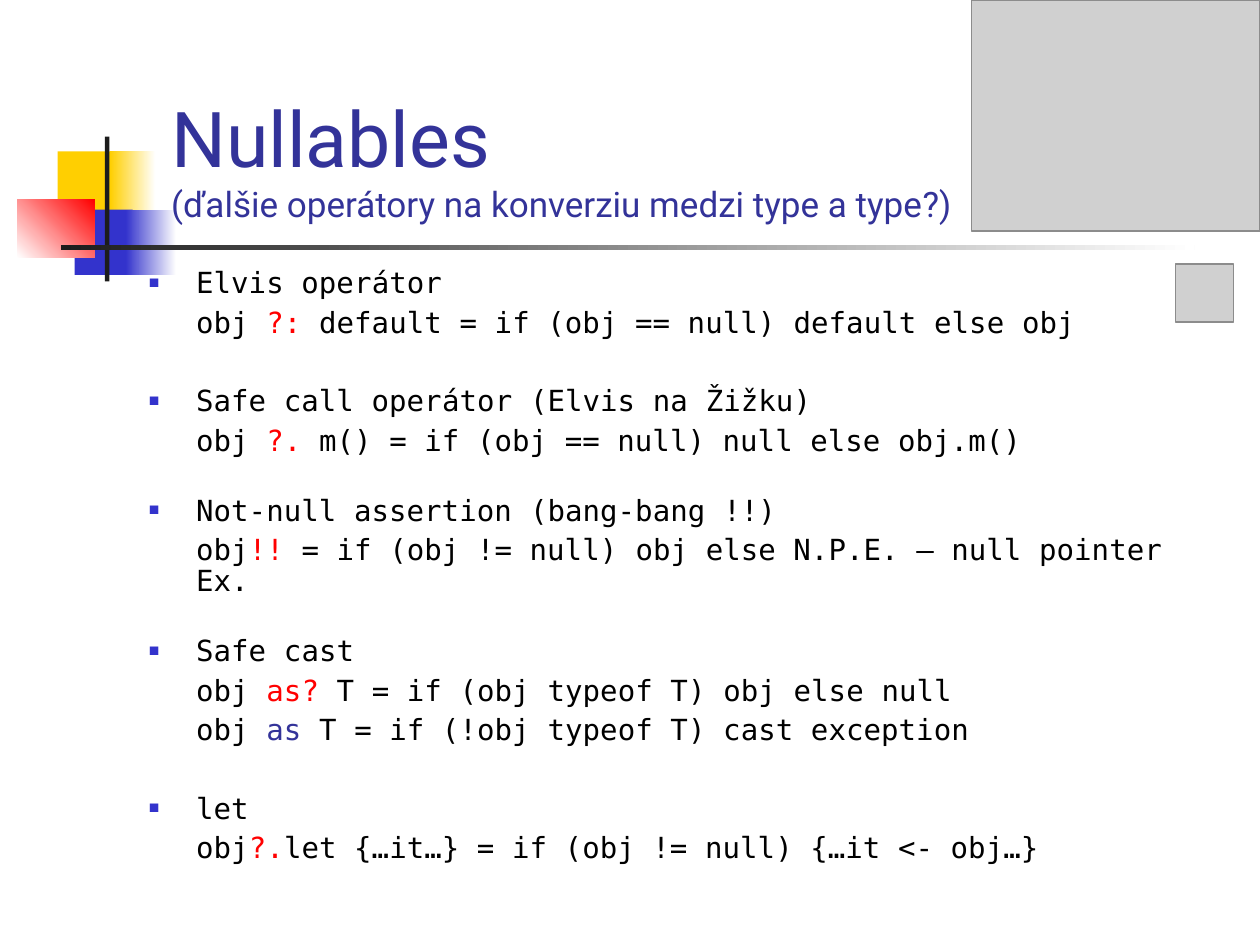
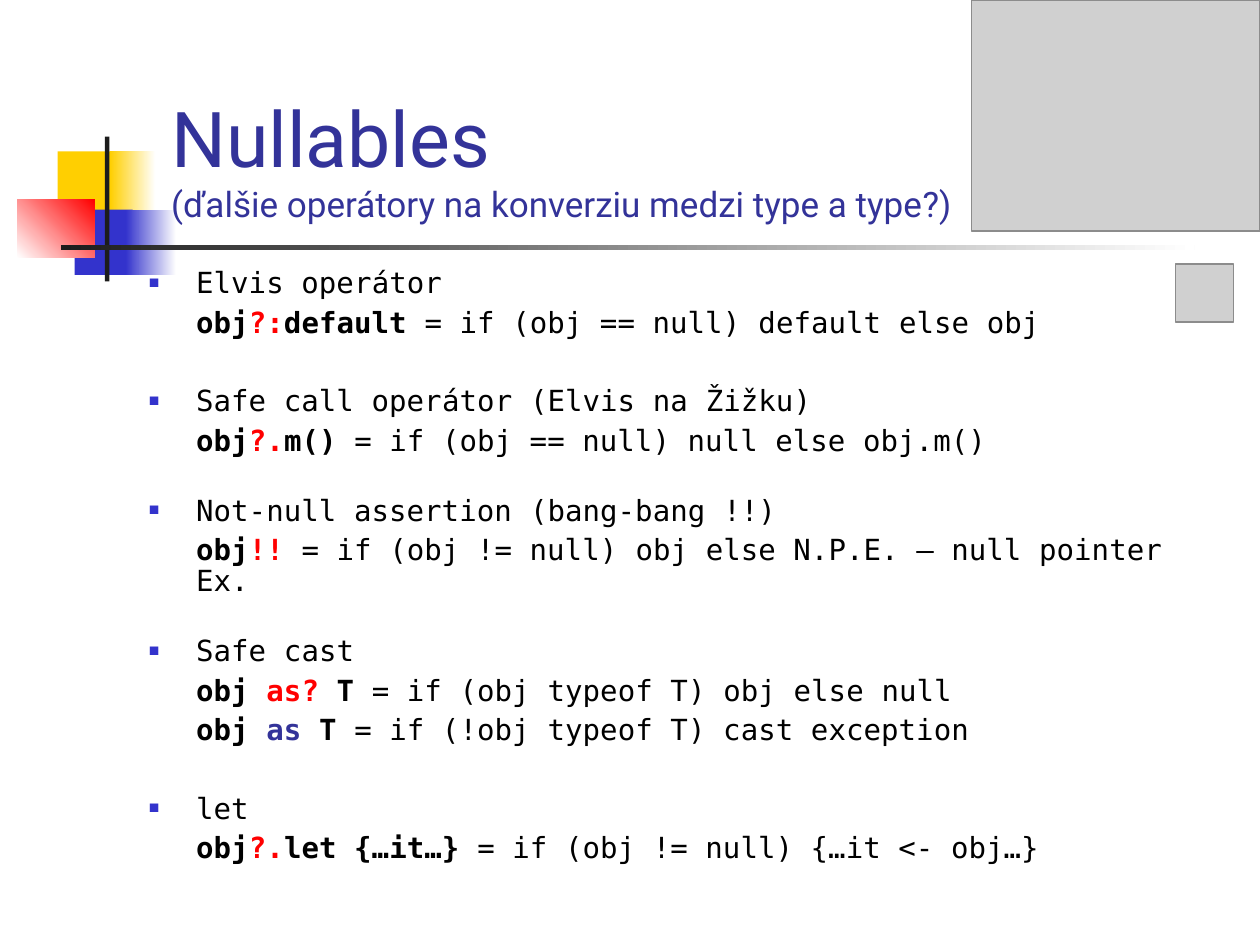
Before and after one commit to vmandro/Prednasky, a slide deck: slide 3 of 02/02_Kotlin.ppt. Drawn at 1260x945 pixels with LibreOffice and Linux fonts; fonts in the diff are those of the drawing; grey boxes stand for pictures. Boxes give left, top, right and bottom in pixels: in the first picture for what was removed or moved away, otherwise in the second. Text is boxed around its words. In the diff, an @@ line names an element or a change of style, - is before the commit and + after.

```diff
--- a/02/02_Kotlin.ppt
+++ b/02/02_Kotlin.ppt
@@ text at box(196, 309, 1040, 339): spaces changed @@
-obj ?: default = if (obj == null) default else obj
+obj?:default = if (obj == null) default else obj
@@ text at box(196, 427, 986, 457): spaces changed @@
-obj ?. m() = if (obj == null) null else obj.m()
+obj?.m() = if (obj == null) null else obj.m()
@@ text at box(196, 536, 1162, 864): bold on in "obj!!", "obj as? T", "obj as T", "obj?.let {…it…}" @@
```
Also in this commit, not shown: 5 other slides changed, 2 slides removed, 2 other files.
